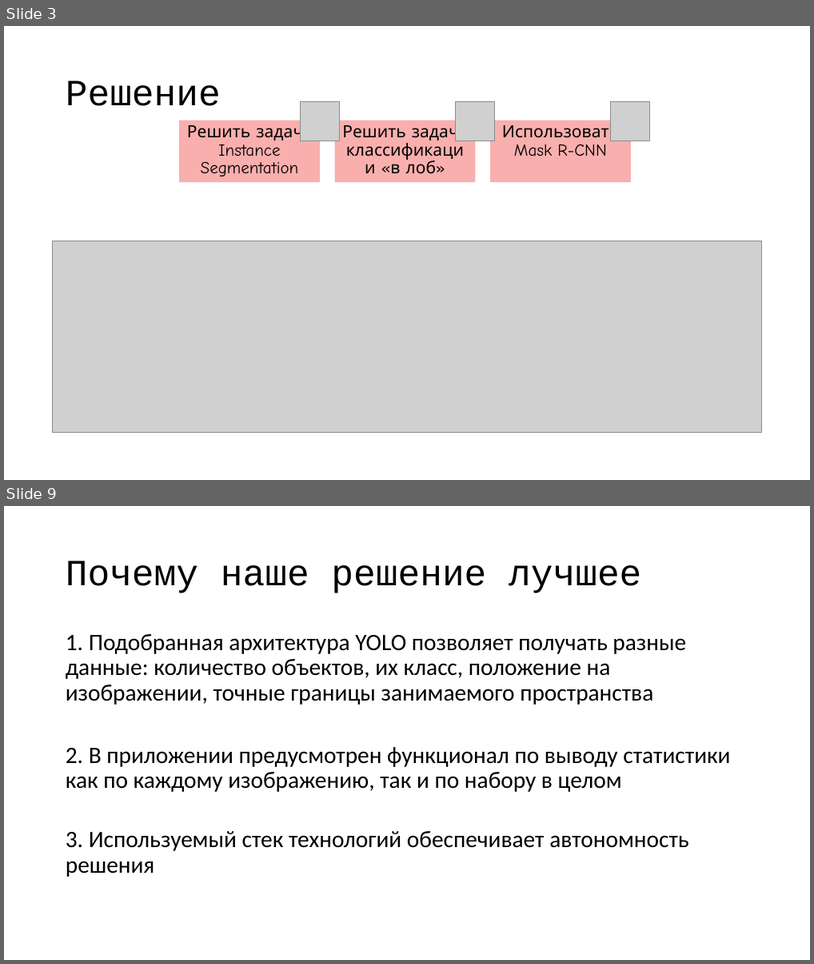
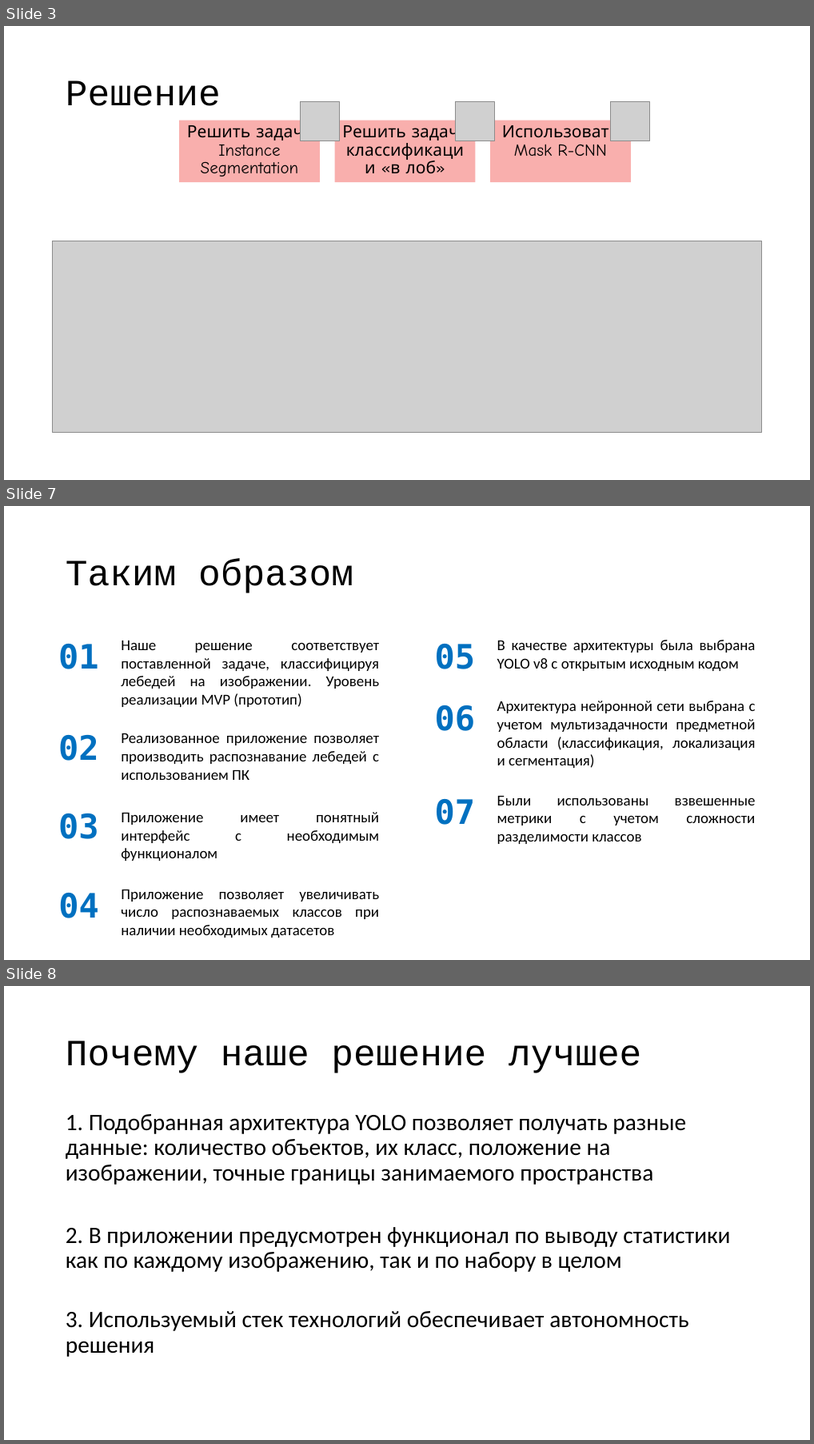
Before and after one commit to VoroncovRoman/IT_Arctic_Swans, a slide deck: Презентация для защиты.pptx. Shown one above the other, each under a label of ours: slides 3 and 9 before the commit, slides 3, 7 and 8 after it; the slides between them are not shown. The pictures are 814x964 and 814x1444 pixels, drawn with LibreOffice and Linux fonts; fonts in the diff are those of the drawing; grey boxes stand for pictures. Boxes give left, top, right and bottom in pixels: in the first picture for what was removed or moved away, otherwise in the second. Text is boxed around its words. In the diff, an @@ line names an element or a change of style, - is before the commit and + after.

```diff
--- a/Презентация для защиты.pptx
+++ b/Презентация для защиты.pptx
@@ slide 7 added at <box>4,506,810,960</box>, background #FFFFFF @@
@@ title added at <box>66,560,354,593</box>, 44 pt, text #000000 @@
+Таким образом
@@ text added at <box>58,644,99,669</box>, 40 pt, text #0070C0, bold @@
+01
@@ text added at <box>121,640,380,707</box>, 18 pt, text #000000 @@
+Наше решение соответствует поставленной задаче, классифицируя лебедей на изображении. Уровень реализации MVP (прототип)
@@ text added at <box>435,644,476,669</box>, 40 pt, text #0070C0, bold @@
+05
@@ text added at <box>498,640,756,671</box>, 18 pt, text #000000 @@
+В качестве архитектуры была выбрана YOLO v8 c открытым исходным кодом
@@ text added at <box>435,705,476,731</box>, 40 pt, text #0070C0, bold @@
+06
@@ text added at <box>498,700,756,768</box>, 18 pt, text #000000 @@
+Архитектура нейронной сети выбрана с учетом мультизадачности предметной области (классификация, локализация и сегментация)
@@ text added at <box>58,735,99,760</box>, 40 pt, text #0070C0, bold @@
+02
@@ text added at <box>121,733,379,780</box>, 18 pt, text #000000 @@
+Реализованное приложение позволяет производить распознавание лебедей с использованием ПК
@@ text added at <box>58,813,99,839</box>, 40 pt, text #0070C0, bold @@
+03
@@ text added at <box>121,812,379,843</box>, 18 pt, text #000000 @@
+Приложение имеет понятный интерфейс с необходимым функционалом
@@ text added at <box>435,799,476,824</box>, 40 pt, text #0070C0, bold @@
+07
@@ text added at <box>498,796,659,844</box>, 18 pt, text #000000 @@
+Были использованы взвешенные метрики с учетом сложности разделимости классов
@@ text added at <box>121,889,379,937</box>, 18 pt, text #000000 @@
+Приложение позволяет увеличивать число распознаваемых классов при наличии необходимых датасетов
@@ text added at <box>58,892,99,918</box>, 40 pt, text #0070C0, bold @@
+04
@@ what was slide 9 is now slide 8 @@
```
Also in this commit, not shown: 2 slides changed, 2 slides removed.
